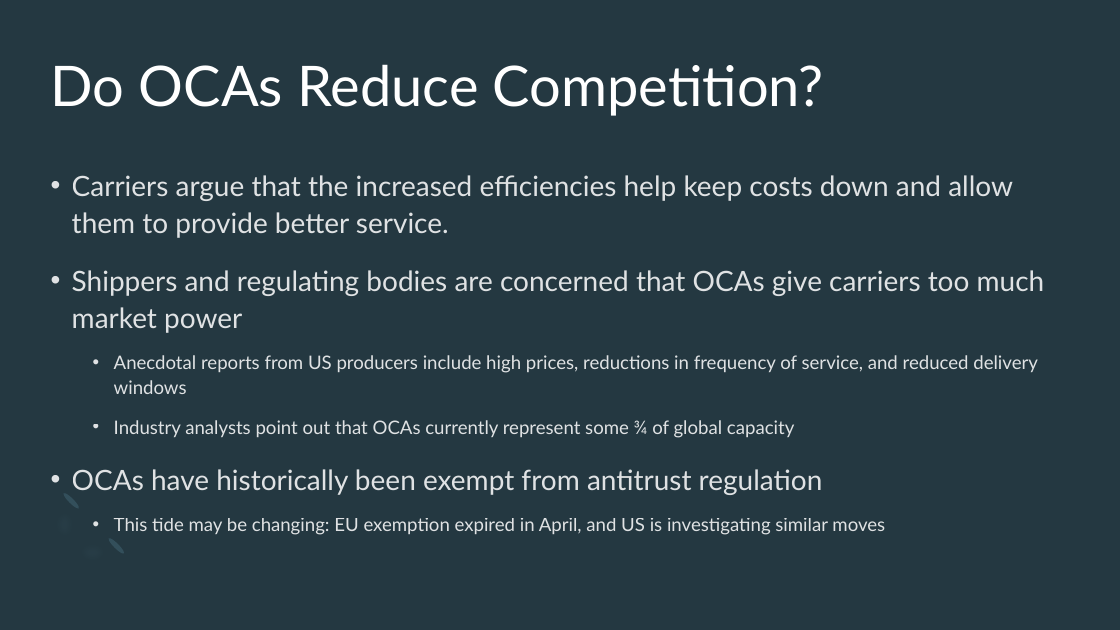
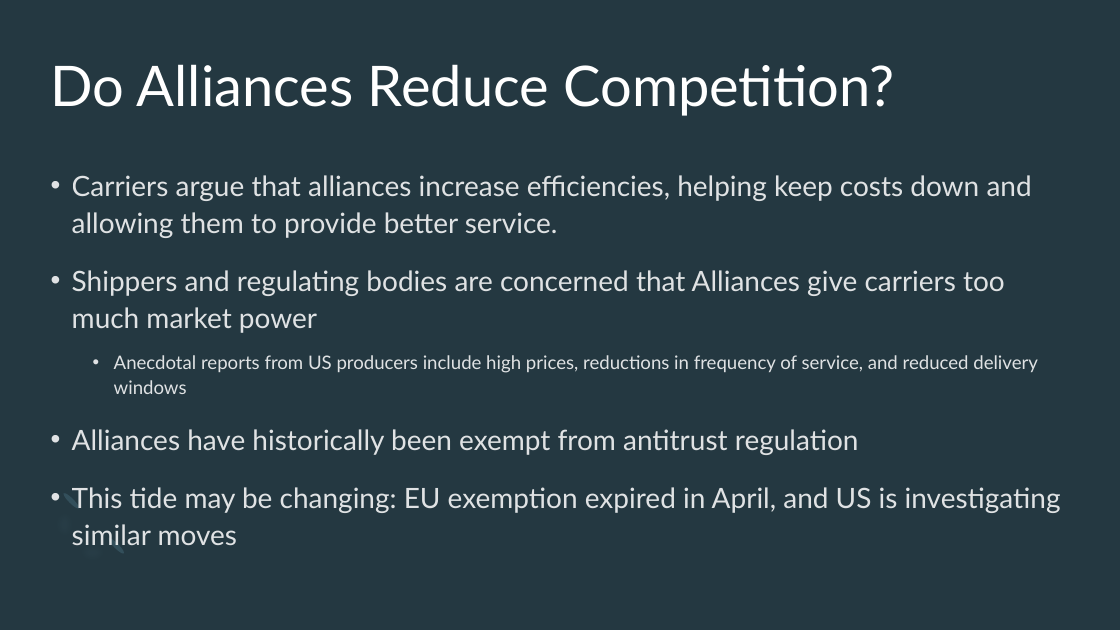
Before and after one commit to epistemetrica/Ocean-Carrier-Alliances-Project, a slide deck: slide 6 of PNREC/PNREC slides.pptx. Drawn at 1120x630 pixels with LibreOffice and Linux fonts; fonts in the diff are those of the drawing. Boxes give left, top, right and bottom in pixels: in the first picture for what was removed or moved away, otherwise in the second. Text is boxed around its words. In the diff, an @@ line names an element or a change of style, - is before the commit and + after.

```diff
--- a/PNREC/PNREC slides.pptx
+++ b/PNREC/PNREC slides.pptx
@@ title at (x1=51, y1=64, x2=894, y2=116): text changed @@
-Do OCAs Reduce Competition?
+Do Alliances Reduce Competition?
@@ text at (x1=72, y1=175, x2=1032, y2=333): text changed @@
-• Carriers argue that the increased efficiencies help keep costs down and allow them to provide better service.
-• Shippers and regulating bodies are concerned that OCAs give carriers too much market power
+• Carriers argue that alliances increase efficiencies, helping keep costs down and allowing them to provide better service.
+• Shippers and regulating bodies are concerned that Alliances give carriers too much market power
@@ text at (x1=72, y1=429, x2=859, y2=455): text changed; size 16 to 24 pt @@
-  • Industry analysts point out that OCAs currently represent some ¾ of global capacity
-• OCAs have historically been exempt from antitrust regulation
+• Alliances have historically been exempt from antitrust regulation
@@ text at (x1=72, y1=487, x2=1061, y2=545): size 16 to 24 pt in "This tide may be changing: EU exemption ..."; list level 2 to 1 in "This tide may be changing: ..." @@
```
Also in this commit, not shown: 6 other slides changed, 3 slides added, 5 slides removed, 4 other files.
